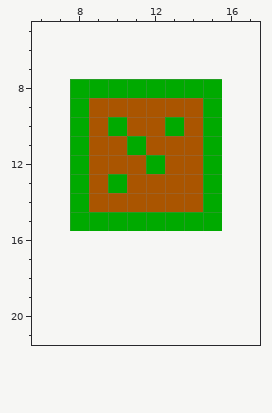
Edited in one commit: pixel-art file (core/assets/tile.aseprite). That is the earlier state.
8x8 pixels, 1 frame. Shown: x 6..17, y 5..21. The old version is drawn lined up with the new one, on the new canvas.
New version:
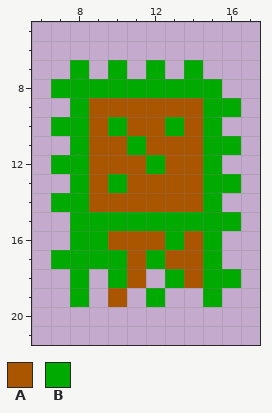
Palette (. is transparent): A #aa5500  B #00aa00
From old to new:
canvas 8x8 -> 24x24, the old top-left corner now at 8,8
Colour A is added in row 16 at x 10 to 12 and 14; in row 17 at x 11 and 13 to 14; in row 18 at x 11 and 14; in row 19 at x 10.
Colour B is added in row 7 at x 8, 10, 12 and 14; in row 8 at x 7; in row 9 at x 16; in row 10 at x 7; in row 11 at x 16; in row 12 at x 7.
Colour B is added in row 13 at x 16; in row 14 at x 7; in row 15 at x 16; in row 16 at x 8 to 9, 13 and 15; in row 17 at x 7 to 10, 12 and 15; in row 18 at x 8, 10, 13 and 15 to 16.
Colour B is added in row 19 at x 8, 12 and 15.
Boxes around the changes in both pictures, in picture pixels (x1, y1, x2, y2):
added: (51, 60, 241, 307)
